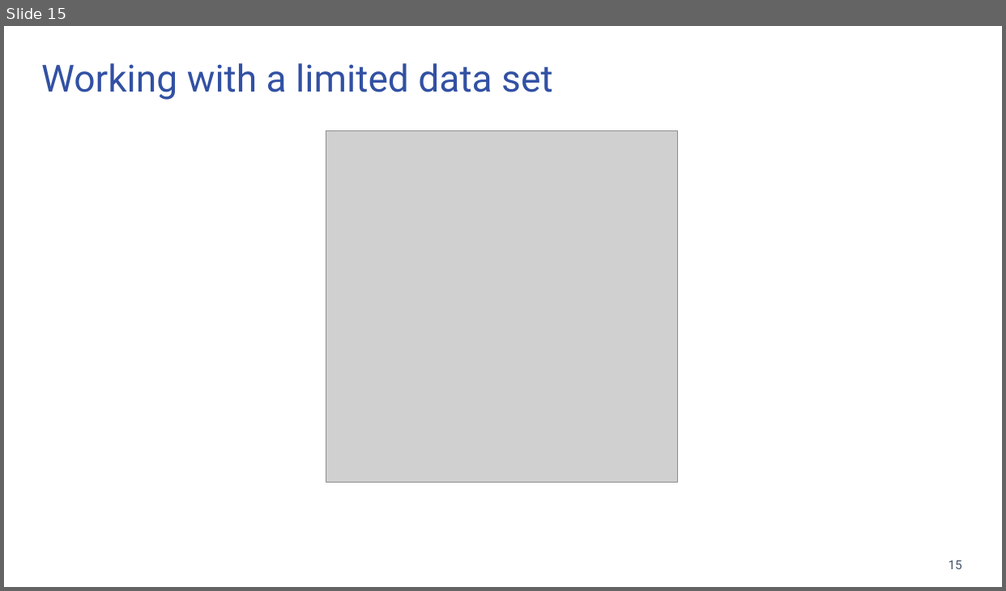
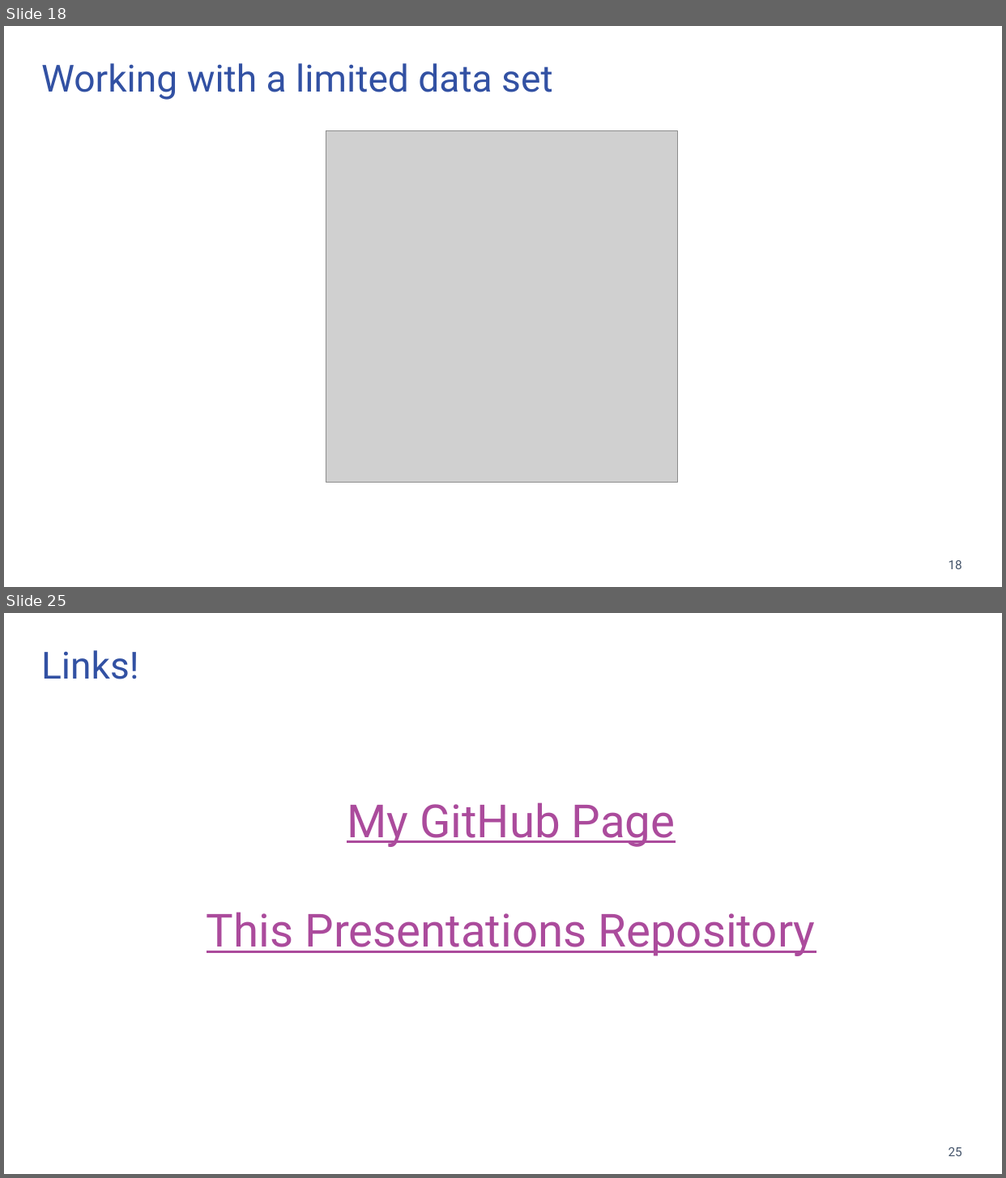
Before and after one commit to bnice5000/DoS_IMO_PRI_STATS_DEMO, a slide deck: Kosovo_Stats.pptx. Shown one above the other, each under a label of ours: slide 15 before the commit, slides 18 and 25 after it; the slides between them are not shown. The pictures are 1006x591 and 1006x1178 pixels, drawn with LibreOffice and Linux fonts; fonts in the diff are those of the drawing; grey boxes stand for pictures; background and template pictures are left out. Boxes give left, top, right and bottom in pixels: in the first picture for what was removed or moved away, otherwise in the second. Text is boxed around its words. In the diff, an @@ line names an element or a change of style, - is before the commit and + after.

```diff
--- a/Kosovo_Stats.pptx
+++ b/Kosovo_Stats.pptx
@@ slide 25 added at [4, 613, 1002, 1174], background #FFFFFF @@
@@ text added at [41, 650, 139, 679], 36 pt, text #3251A3 @@
+Links!
@@ text added at [206, 803, 816, 956], 44 pt, text #AB4B9C, underline @@
+My GitHub Page
+This Presentations Repository
@@ page number added at [948, 1148, 962, 1157], 12 pt, text #44546A @@
+25
@@ what was slide 15 is now slide 18 @@
@@ page number at [948, 561, 962, 570]: text changed @@
-15
+18
```
Also in this commit, not shown: 1 slide changed, 11 other slides added, 5 slides removed, 3 other files.
